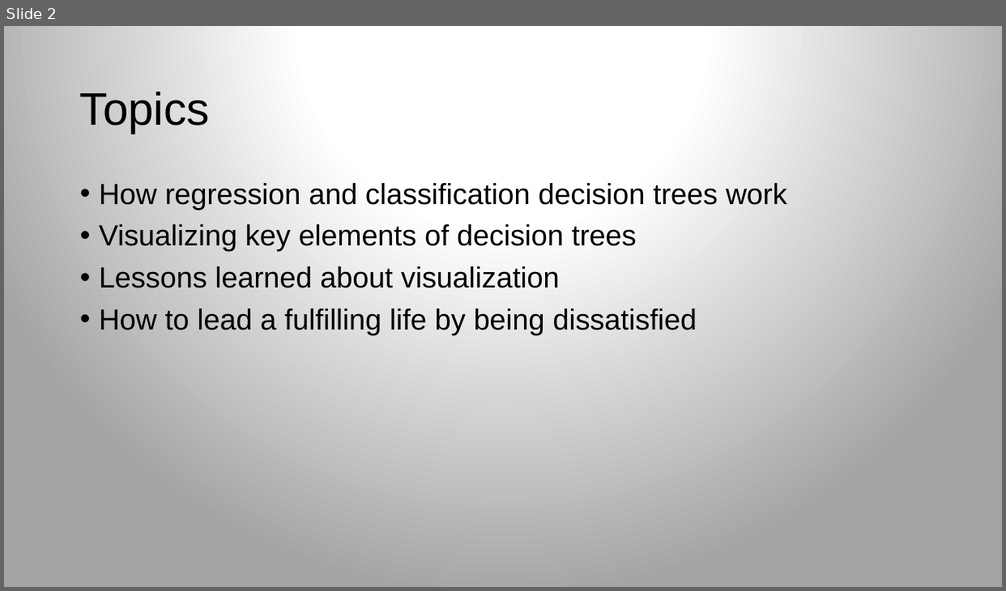
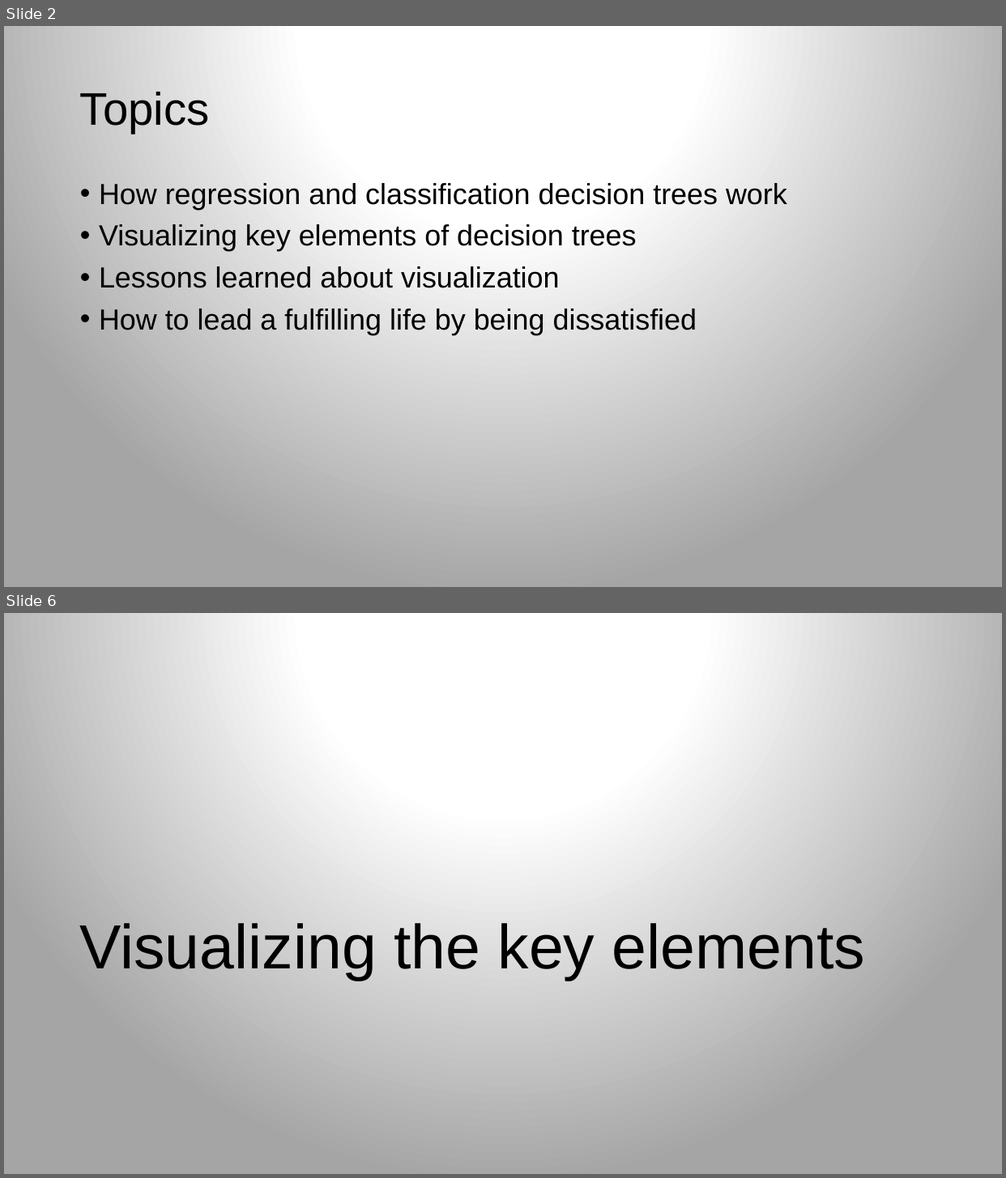
Before and after one commit to rspadim/dtreeviz, a slide deck: talk/dtreeviz.pptx. Shown one above the other, each under a label of ours: slide 2 before the commit, slides 2 and 6 after it; the slides between them are not shown. The pictures are 1006x591 and 1006x1178 pixels, drawn with LibreOffice and Linux fonts; fonts in the diff are those of the drawing; background and template pictures are left out. Boxes give left, top, right and bottom in pixels: in the first picture for what was removed or moved away, otherwise in the second. Text is boxed around its words. In the diff, an @@ line names an element or a change of style, - is before the commit and + after.

```diff
--- a/talk/dtreeviz.pptx
+++ b/talk/dtreeviz.pptx
@@ slide 6 added at [4, 613, 1002, 1174], background gradient #FFFFFF to #A5A5A5 @@
@@ title added at [79, 923, 865, 981], 60 pt, text #000000 @@
+Visualizing the key elements
```
Also in this commit, not shown: 1 slide changed, 9 other slides added, 2 other files.
